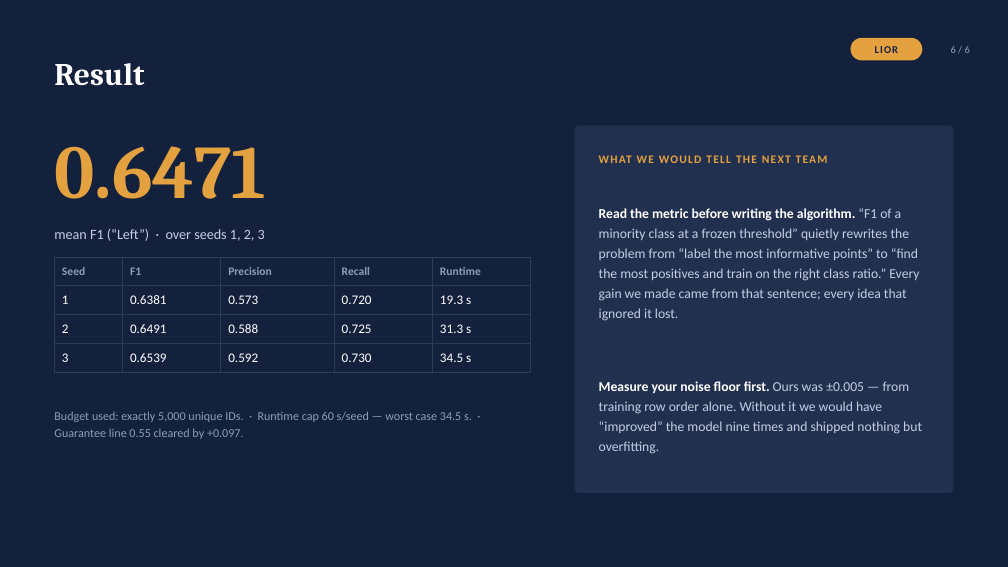
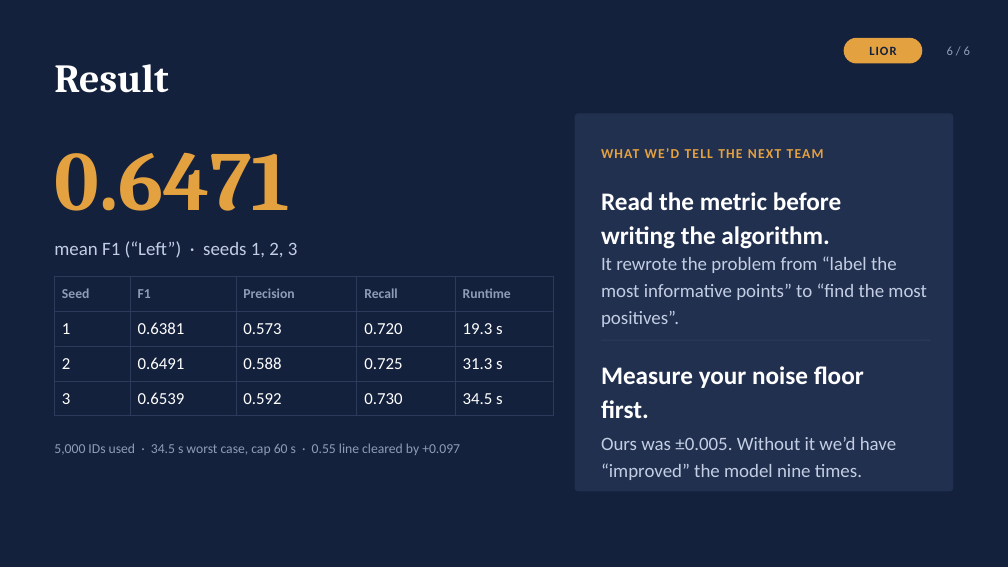
Before and after one commit to razbenaharon/active_learning, a slide deck: slide 6 of presentation/ProjectB_SectionA.pptx. Drawn at 1008x567 pixels with LibreOffice and Linux fonts; fonts in the diff are those of the drawing. Boxes give left, top, right and bottom in pixels: in the first picture for what was removed or moved away, otherwise in the second. Text is boxed around its words. In the diff, an @@ line names an element or a change of style, - is before the commit and + after.

```diff
--- a/presentation/ProjectB_SectionA.pptx
+++ b/presentation/ProjectB_SectionA.pptx
@@ text "Result" at box(54, 64, 168, 93): size 30 to 38 pt @@
@@ text "LIOR" at box(869, 46, 896, 55): size 10 to 12 pt @@
@@ rounded rectangle: place and size @@
-rounded rectangle at box(851, 38, 923, 60)
+rounded rectangle at box(844, 38, 923, 64)
@@ text "6 / 6" at box(947, 46, 970, 55): size 10 to 12 pt @@
@@ rounded rectangle: place and size @@
-rounded rectangle at box(575, 126, 954, 493)
+rounded rectangle at box(575, 113, 954, 492)
@@ text "0.6471" at box(54, 152, 290, 211): size 72 to 80 pt @@
@@ text at box(601, 148, 824, 158): text changed; size 11 to 13 pt @@
-WHAT WE WOULD TELL THE NEXT TEAM
+WHAT WE’D TELL THE NEXT TEAM
@@ text at box(601, 192, 842, 249): text changed; size 13 to 24 pt; text colour #C3CEE4 to #FFFFFF; bold on @@
-Read the metric before writing the algorithm. “F1 of a minority class at a frozen threshold” quietly rewrites the problem from “label the most informative points” to “find the most positives and train on the right class ratio.” Every gain we made came from that sentence; every idea that ignored it lost.
+Read the metric before
+writing the algorithm.
@@ text at box(54, 241, 298, 258): text changed; size 13.5 to 18 pt @@
-mean F1 (“Left”) · over seeds 1, 2, 3
+mean F1 (“Left”) · seeds 1, 2, 3
@@ text added at box(601, 257, 927, 327), 18 pt, text #C3CEE4 @@
+It rewrote the problem from “label the most informative points” to “find the most positives”.
@@ table at box(54, 277, 554, 408) @@
@@ size 11 to 13 pt in "Seed", "F1", "Precision", "Recall" and 1 more places @@
@@ size 12.5 to 16 pt in "1", "0.6381", "0.573", "0.720" and 11 more places @@
@@ table: place and size @@
-table at box(54, 257, 531, 366)
+table at box(54, 277, 554, 408)
@@ text added at box(601, 366, 864, 418), 24 pt, text #FFFFFF, bold @@
+Measure your noise floor
+first.
@@ text at box(54, 443, 460, 455): text changed; size 11.5 to 13 pt @@
-Budget used: exactly 5,000 unique IDs. · Runtime cap 60 s/seed — worst case 34.5 s. · Guarantee line 0.55 cleared by +0.097.
+5,000 IDs used · 34.5 s worst case, cap 60 s · 0.55 line cleared by +0.097
@@ text at box(601, 437, 896, 480): text changed; size 13 to 18 pt @@
-Measure your noise floor first. Ours was ±0.005 — from training row order alone. Without it we would have “improved” the model nine times and shipped nothing but overfitting.
+Ours was ±0.005. Without it we’d have “improved” the model nine times.
```
Also in this commit, not shown: 5 other slides changed, 1 other file.
